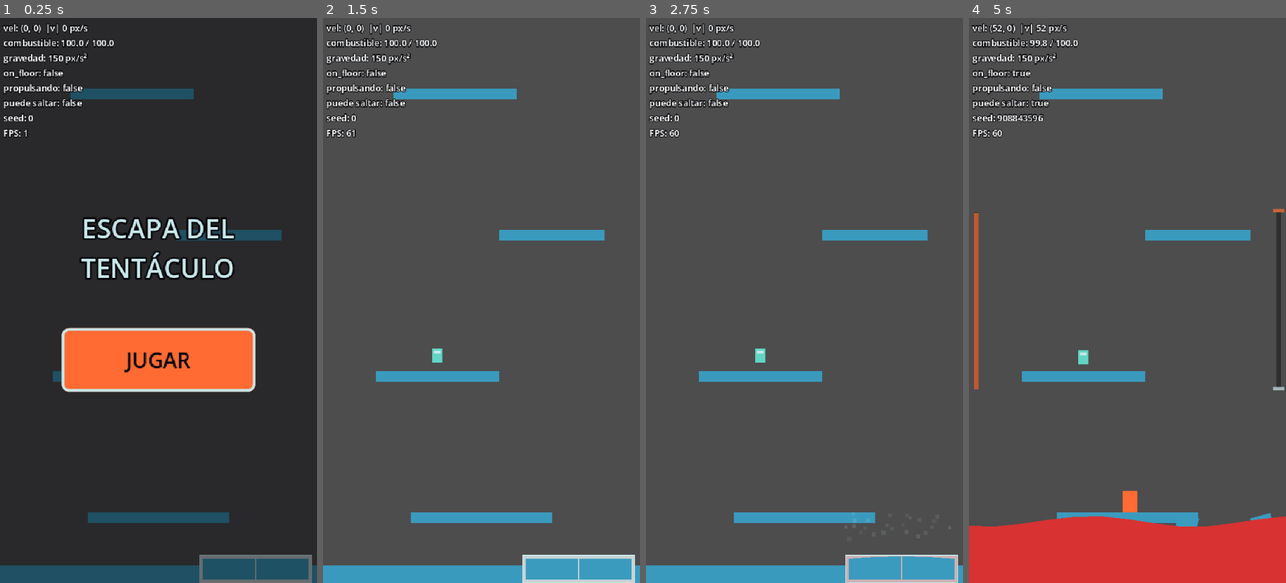
Above: before the commit, frames 1-4 (left to right).
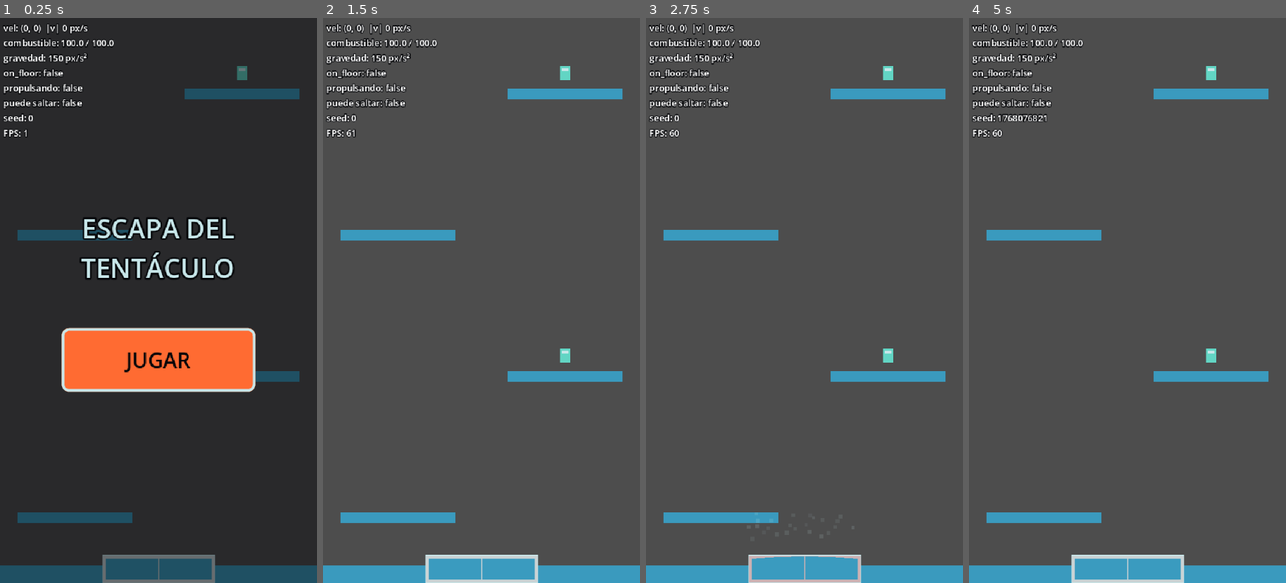
Above: after the commit, the same moments.

Repository: lucantarellis/escapa-del-tentaculo
Game: Godot game, scene res://scenes/main/Main.tscn
Two runs of this game, one before a commit and one after it. Both use one fixed random seed, a clock stepped at 60 frames per second and the inputs below.
Inputs:
- Up to frame 1 (0.25 s): no input
- Up to frame 2 (1.5 s): click "JUGAR" at 0.5 s; hold D (move_right) from 1.28 s (still down)
- Up to frame 3 (2.75 s): keep holding D (move_right); tap Space (jump) at 1.52, 2.27 s
- Up to frame 4 (5 s): release D (move_right) at 2.78 s; hold A (move_left) 2.78-3.53 s; hold D (move_right) from 3.53 s (still down); tap Space (jump) at 3.77, 4.52 s; tap R (restart) at 4.9 s

The runs differ from the first frame. In frame 1, 5.2% of the frame differs, in the area x 5-99%, y 8-100%; in frame 2, 6.9%; in frame 3, 6.9%; in frame 4, 18%, in the area x 0-100%, y 1-100%.

Commit message:
paso8e: ajustes tras QA (escotilla centrada, vuelo más agresivo, cámara que sigue, R repite la intro)
Co-Authored-By: Claude Sonnet 5 <noreply@anthropic.com>
Claude-Session: https://claude.ai/code/session_018qo2v3Lhp5FUCtzjLKFukp

Diff:
--- a/resources/configs/intro_config.tres
+++ b/resources/configs/intro_config.tres
@@ -19,7 +19,9 @@
 break_gas_amount = 80
 break_duration = 0.35
 break_debris_count = 6
-launch_speed = 400.0
+launch_speed = 560.0
 control_lock_time = 0.5
+camera_follow_margin = 120.0
+camera_follow_max_time = 3.0
 tentacle_entry_delay = 1.5
 tentacle_entry_duration = 1.0
--- a/scenes/levels/segments/SegmentStart.tscn
+++ b/scenes/levels/segments/SegmentStart.tscn
@@ -5,7 +5,7 @@
 
 [node name="SegmentStart" type="Node2D"]
 script = ExtResource("seg")
-height = 640
+height = 1100
 
 [node name="Floor" type="StaticBody2D" parent="."]
 collision_layer = 1
@@ -24,10 +24,10 @@
 
 [node name="Polygon2D" type="Polygon2D" parent="StartPlatform"]
 color = Color(0.2275, 0.6078, 0.749, 1)
-polygon = PackedVector2Array(100, -80, 260, -80, 260, -68, 100, -68)
+polygon = PackedVector2Array(20, -80, 150, -80, 150, -68, 20, -68)
 
 [node name="CollisionPolygon2D" type="CollisionPolygon2D" parent="StartPlatform"]
-polygon = PackedVector2Array(100, -80, 260, -80, 260, -68, 100, -68)
+polygon = PackedVector2Array(20, -80, 150, -80, 150, -68, 20, -68)
 
 [node name="Platform1" type="StaticBody2D" parent="."]
 collision_layer = 1
@@ -35,10 +35,10 @@
 
 [node name="Polygon2D" type="Polygon2D" parent="Platform1"]
 color = Color(0.2275, 0.6078, 0.749, 1)
-polygon = PackedVector2Array(60, -240, 200, -240, 200, -228, 60, -228)
+polygon = PackedVector2Array(210, -240, 340, -240, 340, -228, 210, -228)
 
 [node name="CollisionPolygon2D" type="CollisionPolygon2D" parent="Platform1"]
-polygon = PackedVector2Array(60, -240, 200, -240, 200, -228, 60, -228)
+polygon = PackedVector2Array(210, -240, 340, -240, 340, -228, 210, -228)
 
 [node name="Platform2" type="StaticBody2D" parent="."]
 collision_layer = 1
@@ -46,10 +46,10 @@
 
 [node name="Polygon2D" type="Polygon2D" parent="Platform2"]
 color = Color(0.2275, 0.6078, 0.749, 1)
-polygon = PackedVector2Array(200, -400, 320, -400, 320, -388, 200, -388)
+polygon = PackedVector2Array(20, -400, 150, -400, 150, -388, 20, -388)
 
 [node name="CollisionPolygon2D" type="CollisionPolygon2D" parent="Platform2"]
-polygon = PackedVector2Array(200, -400, 320, -400, 320, -388, 200, -388)
+polygon = PackedVector2Array(20, -400, 150, -400, 150, -388, 20, -388)
 
 [node name="Platform3" type="StaticBody2D" parent="."]
 collision_layer = 1
@@ -57,16 +57,55 @@
 
 [node name="Polygon2D" type="Polygon2D" parent="Platform3"]
 color = Color(0.2275, 0.6078, 0.749, 1)
-polygon = PackedVector2Array(80, -560, 220, -560, 220, -548, 80, -548)
+polygon = PackedVector2Array(210, -560, 340, -560, 340, -548, 210, -548)
 
 [node name="CollisionPolygon2D" type="CollisionPolygon2D" parent="Platform3"]
-polygon = PackedVector2Array(80, -560, 220, -560, 220, -548, 80, -548)
+polygon = PackedVector2Array(210, -560, 340, -560, 340, -548, 210, -548)
+
+[node name="Platform4" type="StaticBody2D" parent="."]
+collision_layer = 1
+collision_mask = 0
+
+[node name="Polygon2D" type="Polygon2D" parent="Platform4"]
+color = Color(0.2275, 0.6078, 0.749, 1)
+polygon = PackedVector2Array(20, -720, 150, -720, 150, -708, 20, -708)
+
+[node name="CollisionPolygon2D" type="CollisionPolygon2D" parent="Platform4"]
+polygon = PackedVector2Array(20, -720, 150, -720, 150, -708, 20, -708)
+
+[node name="Platform5" type="StaticBody2D" parent="."]
+collision_layer = 1
+collision_mask = 0
+
+[node name="Polygon2D" type="Polygon2D" parent="Platform5"]
+color = Color(0.2275, 0.6078, 0.749, 1)
+polygon = PackedVector2Array(210, -880, 340, -880, 340, -868, 210, -868)
+
+[node name="CollisionPolygon2D" type="CollisionPolygon2D" parent="Platform5"]
+polygon = PackedVector2Array(210, -880, 340, -880, 340, -868, 210, -868)
+
+[node name="Platform6" type="StaticBody2D" parent="."]
+collision_layer = 1
+collision_mask = 0
+
+[node name="Polygon2D" type="Polygon2D" parent="Platform6"]
+color = Color(0.2275, 0.6078, 0.749, 1)
+polygon = PackedVector2Array(20, -1040, 150, -1040, 150, -1028, 20, -1028)
+
+[node name="CollisionPolygon2D" type="CollisionPolygon2D" parent="Platform6"]
+polygon = PackedVector2Array(20, -1040, 150, -1040, 150, -1028, 20, -1028)
 
 [node name="PlayerSpawn" type="Marker2D" parent="."]
-position = Vector2(180, -92)
+position = Vector2(85, -92)
 
 [node name="HatchAnchor" type="Marker2D" parent="."]
-position = Vector2(290, -20)
+position = Vector2(180, -20)
 
 [node name="FuelTank1" parent="." instance=ExtResource("tank")]
-position = Vector2(130, -258)
+position = Vector2(275, -258)
+
+[node name="FuelTank2" parent="." instance=ExtResource("tank")]
+position = Vector2(275, -578)
+
+[node name="FuelTank3" parent="." instance=ExtResource("tank")]
+position = Vector2(275, -898)
--- a/scripts/camera/scroll_camera.gd
+++ b/scripts/camera/scroll_camera.gd
@@ -34,6 +34,9 @@
 var _stop_override_y: float = 0.0
 ## Vibración en curso (null si no hay). Ver [method shake].
 var _shake_tween: Tween
+## Nodo que la cámara debe mantener a la vista (ver [method follow_up]); null si no hay.
+var _follow_target: Node2D
+var _follow_margin: float = 0.0
 
 
 func _ready() -> void:
@@ -46,6 +49,7 @@
 
 
 func _physics_process(delta: float) -> void:
+	_apply_follow()
 	var should_move: bool = _enabled and not _reached_end
 	if should_move and _delay_left > 0.0:
 		_delay_left -= delta
@@ -97,6 +101,26 @@
 	return Rect2(global_position - size * 0.5, size)
 
 
+## Hace que la cámara suba lo necesario para que [param target] nunca quede a menos de
+## [param top_margin] px del borde superior de la pantalla (solo sube, nunca baja, y respeta el
+## tope de scroll). Sigue activo hasta [method stop_following] o [method reset]; el scroll normal
+## continúa en paralelo. Lo usa la intro mientras el jugador sale disparado por encima de la
+## pantalla inicial. Unidad de [param top_margin]: px.
+func follow_up(target: Node2D, top_margin: float) -> void:
+	_follow_target = target
+	_follow_margin = maxf(top_margin, 0.0)
+
+
+## Deja de seguir al nodo de [method follow_up]. El scroll normal sigue desde donde quedó.
+func stop_following() -> void:
+	_follow_target = null
+
+
+## Devuelve true mientras la cámara sigue a un nodo (ver [method follow_up]).
+func is_following() -> bool:
+	return _follow_target != null
+
+
 ## Vibra la cámara: desplaza `Camera2D.offset` en direcciones al azar con una magnitud que arranca
 ## en [param amplitude] (px) y decae linealmente hasta 0 durante [param duration] (s); al terminar
 ## deja el `offset` exactamente en `Vector2.ZERO`. Una llamada nueva pisa a la anterior. NO toca
@@ -116,12 +140,28 @@
 ## la vibración.
 func reset() -> void:
 	_cancel_shake()
+	_follow_target = null
 	global_position = _start_position
 	_enabled = true
 	_reached_end = false
 	_delay_left = config.start_delay
 	_speed = config.scroll_speed
 	_set_moving(false)
+
+
+# Sube la cámara si el nodo seguido quedó por encima del margen superior.
+func _apply_follow() -> void:
+	if _follow_target == null or not is_instance_valid(_follow_target):
+		_follow_target = null
+		return
+	var half_height: float = _get_visible_size().y * 0.5
+	var max_center_y: float = _follow_target.global_position.y - _follow_margin + half_height
+	if global_position.y > max_center_y:
+		global_position.y = max_center_y
+		var stop_enabled: bool = _stop_override_enabled or config.stop_at_enabled
+		var stop_y: float = _stop_override_y if _stop_override_enabled else config.stop_at_y
+		if stop_enabled:
+			global_position.y = maxf(global_position.y, stop_y)
 
 
 func _exit_tree() -> void:
--- a/scripts/intro/intro_config.gd
+++ b/scripts/intro/intro_config.gd
@@ -47,10 +47,18 @@
 
 @export_group("Lanzamiento")
 ## Velocidad vertical inicial del jugador, hacia arriba. Unidad: px/s.
-@export var launch_speed: float = 400.0
+@export var launch_speed: float = 560.0
 ## Tiempo tras el lanzamiento en que el jugador no responde al Input (la inercia y la gravedad
 ## siguen actuando). Unidad: s.
 @export var control_lock_time: float = 0.5
+
+@export_group("Cámara")
+## Distancia mínima entre el jugador y el borde superior de la pantalla mientras la cámara lo sigue
+## durante el vuelo. Unidad: px.
+@export var camera_follow_margin: float = 120.0
+## Tiempo máximo que la cámara sigue al jugador tras el lanzamiento (termina antes si llega al punto
+## más alto del vuelo). Unidad: s.
+@export var camera_follow_max_time: float = 3.0
 
 @export_group("Tentáculo")
 ## Espera entre la ruptura y el inicio de la entrada del tentáculo. Unidad: s.
--- a/scripts/intro/intro_director.gd
+++ b/scripts/intro/intro_director.gd
@@ -13,8 +13,8 @@
 ## Se emite en el instante de la ruptura, con el jugador ya lanzado. [LevelController] responde
 ## empezando la partida (`GameManager.start_run`, HUD, scroll).
 signal broken
-## Se emite al terminar la secuencia (cuando el tentáculo empieza a entrar, o al saltearse esa
-## entrada porque la partida ya terminó).
+## Se emite cuando el tentáculo empieza a entrar (o al saltearse esa entrada porque la partida ya
+## terminó). El director se libera solo cuando además la cámara soltó al jugador.
 signal finished
 
 ## Parámetros de la secuencia. Lo asigna [LevelController].
@@ -25,6 +25,8 @@
 var _player: Player
 var _tentacle: Tentacle
 var _playing: bool = false
+## Tiempo transcurrido desde el lanzamiento mientras la cámara sigue al jugador; -1 si no la sigue.
+var _follow_time: float = -1.0
 
 
 func _init() -> void:
@@ -44,6 +46,26 @@
 	if config == null:
 		config = IntroConfig.new()
 	_run()
+
+
+func _physics_process(delta: float) -> void:
+	if _follow_time < 0.0:
+		return
+	_follow_time += delta
+	# La cámara suelta al jugador al llegar al punto más alto del vuelo (ya recuperó el control), al
+	# pasar el tiempo máximo o si murió/ganó.
+	var control_back: bool = _follow_time > config.control_lock_time
+	var at_apex: bool = control_back and _player.velocity.y >= 0.0
+	if at_apex or _follow_time > config.camera_follow_max_time or not _player.is_alive():
+		_camera.stop_following()
+		_follow_time = -1.0
+		_free_if_done()
+
+
+# El director termina cuando acabó la secuencia y la cámara ya soltó al jugador.
+func _free_if_done() -> void:
+	if not _playing and _follow_time < 0.0:
+		queue_free()
 
 
 ## Devuelve true mientras la secuencia está en curso.
@@ -71,6 +93,7 @@
 		_tentacle.enter(config.tentacle_entry_duration)
 	_playing = false
 	finished.emit()
+	_free_if_done()
 
 
 # Ruptura: la escotilla se rompe, la cámara vibra más fuerte y el jugador sale disparado hacia
@@ -83,6 +106,10 @@
 	_tentacle.set_fall_watch(true)
 	_player.global_position = _hatch.get_launch_position()
 	_player.launch(Vector2(0.0, -config.launch_speed), config.control_lock_time)
+	# El vuelo puede pasar por encima de la pantalla inicial: la cámara sube lo necesario para que el
+	# jugador no salga de la vista.
+	_camera.follow_up(_player, config.camera_follow_margin)
+	_follow_time = 0.0
 	broken.emit()
 
 
--- a/scripts/levels/level_controller.gd
+++ b/scripts/levels/level_controller.gd
@@ -131,7 +131,6 @@
 	_intro_director.config = intro_config
 	add_child(_intro_director)
 	_intro_director.broken.connect(_on_intro_broken)
-	_intro_director.finished.connect(_on_intro_finished)
 	_intro_director.play(_hatch, _camera, _player, _tentacle)
 
 
@@ -139,10 +138,6 @@
 func _on_intro_broken() -> void:
 	_begin(false)
 
-
-func _on_intro_finished() -> void:
-	_intro_director.queue_free()
-	_intro_director = null
 
 
 func _exit_tree() -> void:
--- a/scripts/main/main.gd
+++ b/scripts/main/main.gd
@@ -4,9 +4,9 @@
 ##
 ## Al abrir instancia el nivel (con [member LevelController.autostart] en `false`, o sea armado
 ## pero quieto) y encima el [TitleMenu]. Cuando el menú termina de disolverse, lo elimina y
-## llama a [method LevelController.play_intro] (intro de la escotilla; al terminar el nivel empieza
-## solo). Con R ([signal GameManager.restart_requested])
-## reconstruye solo el nivel, sin volver al título. Ver `docs/mecanicas/pantalla-titulo.md`.
+## llama a [method LevelController.play_intro] (intro de la escotilla: al romperse, el nivel empieza
+## solo). Con R ([signal GameManager.restart_requested]) reconstruye solo el nivel, sin volver al
+## título, y repite la intro. Ver `docs/mecanicas/pantalla-titulo.md`.
 
 ## Escena del nivel jugable. Estructural.
 const LEVEL_SCENE: PackedScene = preload("res://scenes/levels/Level.tscn")
@@ -49,4 +49,6 @@
 	# escuchando al manager junto al nivel nuevo.
 	_level_holder.remove_child(_level)
 	_level.queue_free()
-	_level = _spawn_level(true)
+	# R repite la intro de la escotilla (sin título): el nivel nuevo arranca en pausa y se reproduce.
+	_level = _spawn_level(false)
+	_level.play_intro()
Not shown, changed: README.md
Not shown, changed: docs/ARQUITECTURA.md
Not shown, changed: docs/ROADMAP.md
Not shown, changed: docs/mecanicas/intro-escotilla.md
Not shown, changed: docs/mecanicas/niveles-por-segmentos.md
Not shown, changed: docs/mecanicas/pantalla-titulo.md
Not shown, changed: docs/mecanicas/scroll-camara.md
